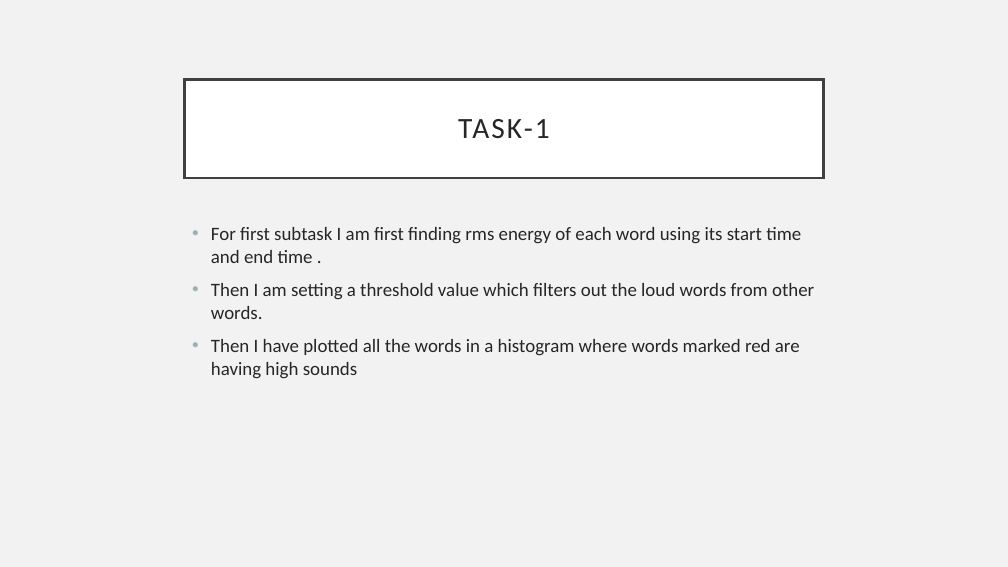
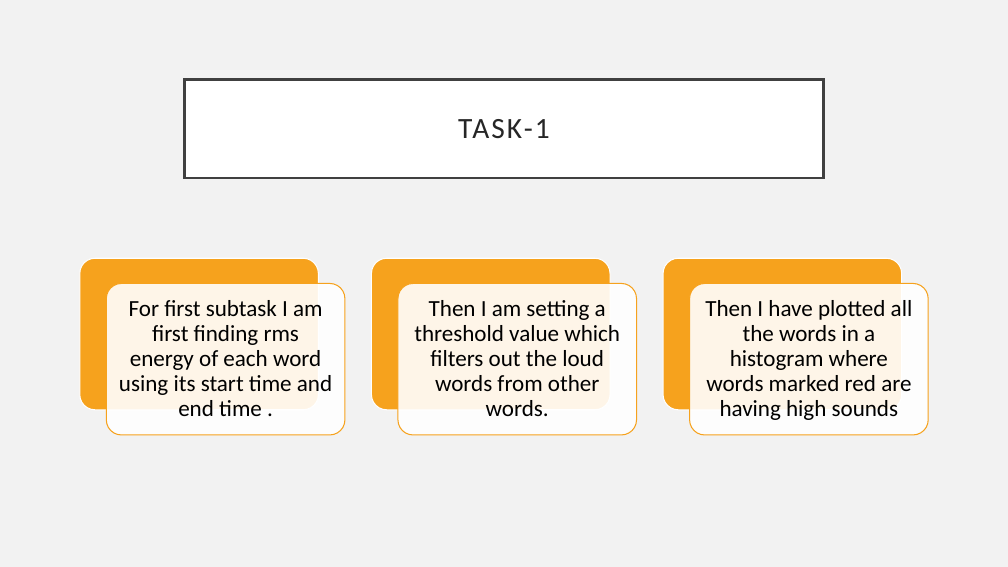
Before and after one commit to houleux/sp-project, a slide deck: slide 18 of SP ppt.pptx. Drawn at 1008x567 pixels with LibreOffice and Linux fonts; fonts in the diff are those of the drawing. Boxes give left, top, right and bottom in pixels: in the first picture for what was removed or moved away, otherwise in the second. Text is boxed around its words. In the diff, an @@ line names an element or a change of style, - is before the commit and + after.

```diff
--- a/SP ppt.pptx
+++ b/SP ppt.pptx
@@ text removed at [211,227,814,379] @@
-• For first subtask I am first finding rms energy of each word using its start time and end time .
-• Then I am setting a threshold value which filters out the loud words from other words.
-• Then I have plotted all the words in a histogram where words marked red are having high sounds
@@ group added at [80,259,929,435]: 6 rounded rectangles, 3 texts @@
+For first subtask I am first finding rms energy of each word using its start time and end time .
+Then I am setting a threshold value which filters out the loud words from other words.
+Then I have plotted all the words in a histogram where words marked red are having high sounds
```
Also in this commit, not shown: 13 slides added, 9 other files.
